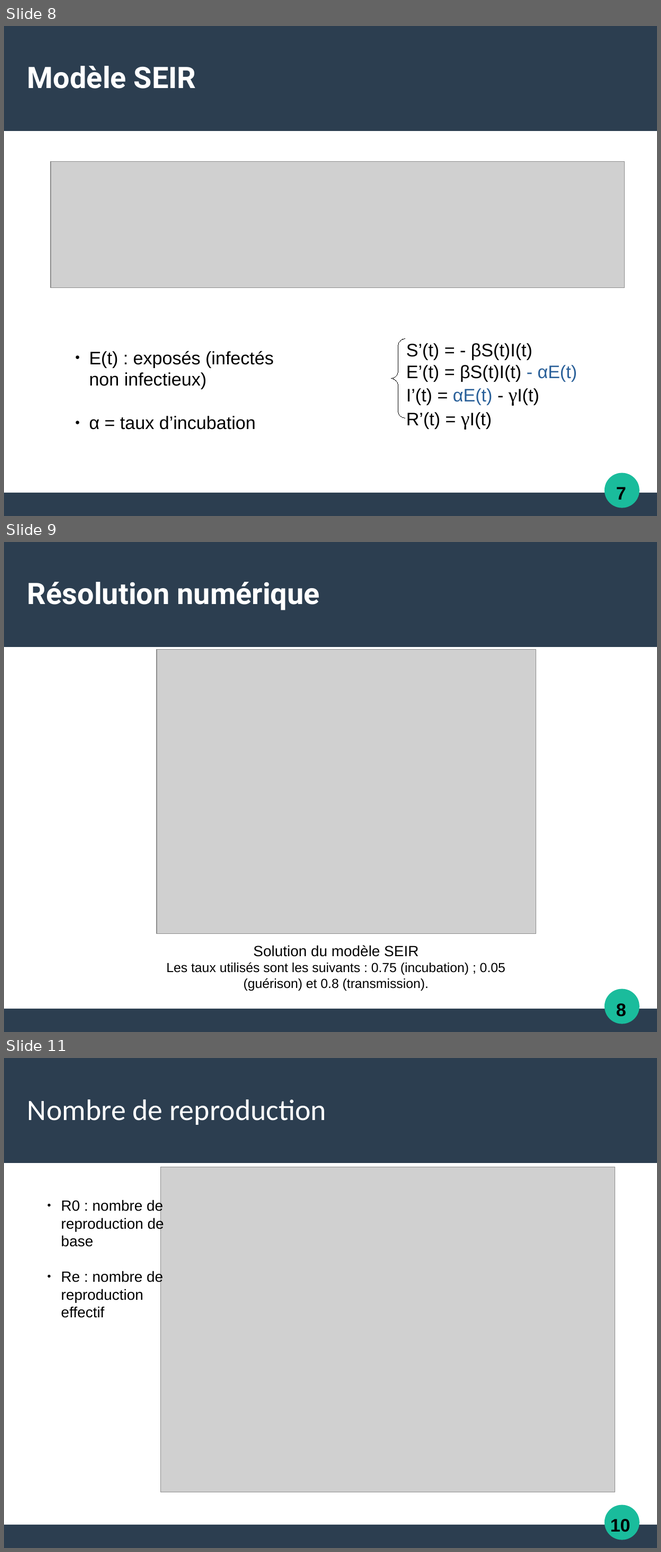
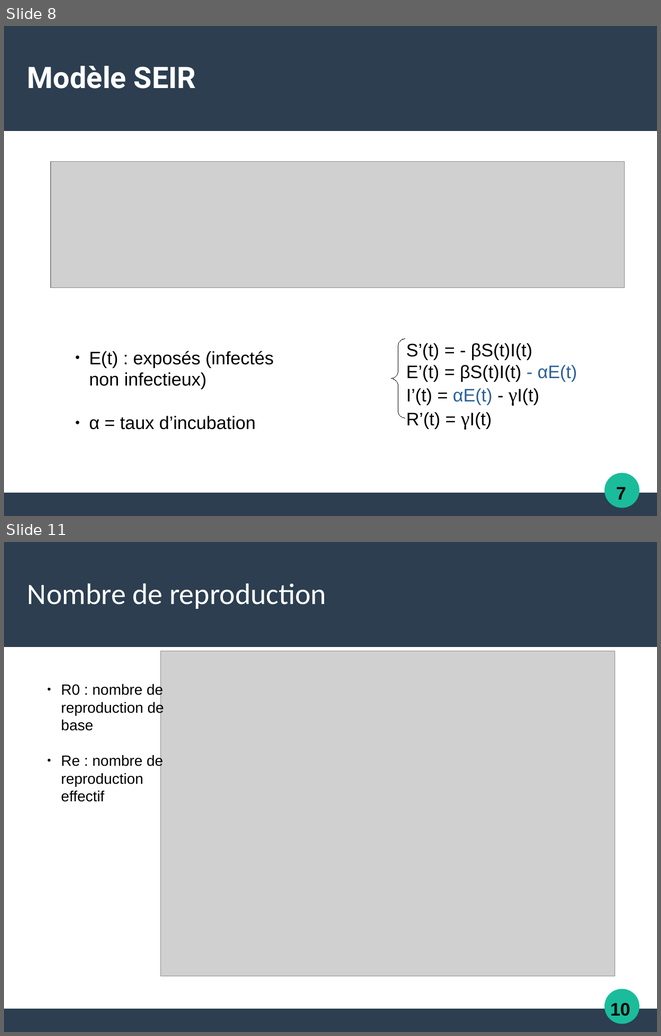
Before and after one commit to Alexia57/TIPE-2021-MP, a slide deck: Tipe_presentation.odp. Shown one above the other, each under a label of ours: slides 8, 9 and 11 before the commit, slides 8 and 11 after it; the slides between them are not shown. The pictures are 661x1552 and 661x1036 pixels, drawn with LibreOffice and Linux fonts; fonts in the diff are those of the drawing; grey boxes stand for pictures. Boxes give left, top, right and bottom in pixels: in the first picture for what was removed or moved away, otherwise in the second. Text is boxed around its words. In the diff, an @@ line names an element or a change of style, - is before the commit and + after.

```diff
--- a/Tipe_presentation.odp
+++ b/Tipe_presentation.odp
@@ slide 9 removed at (4, 542, 657, 1032), background #FFFFFF; not listed: 3 template elements that a slide beside it also shows @@
@@ title removed at (27, 582, 320, 610) @@
-Résolution numérique
@@ picture removed at (157, 649, 536, 934) @@
@@ text removed at (166, 945, 505, 990) @@
-Solution du modèle SEIR
-Les taux utilisés sont les suivants : 0.75 (incubation) ; 0.05 (guérison) et 0.8 (transmission).
@@ text removed at (616, 1003, 626, 1016) @@
-8
```
Also in this commit, not shown: 8 slides changed, 2 slides added, 5 other slides removed, 11 other files.
